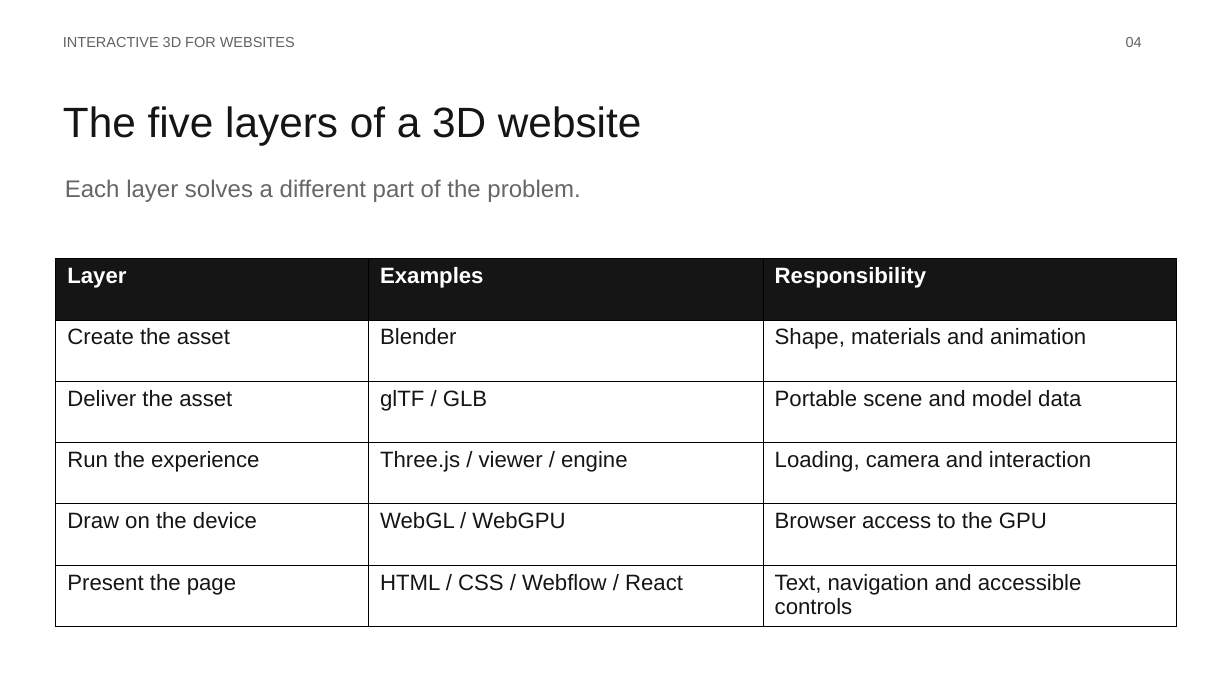
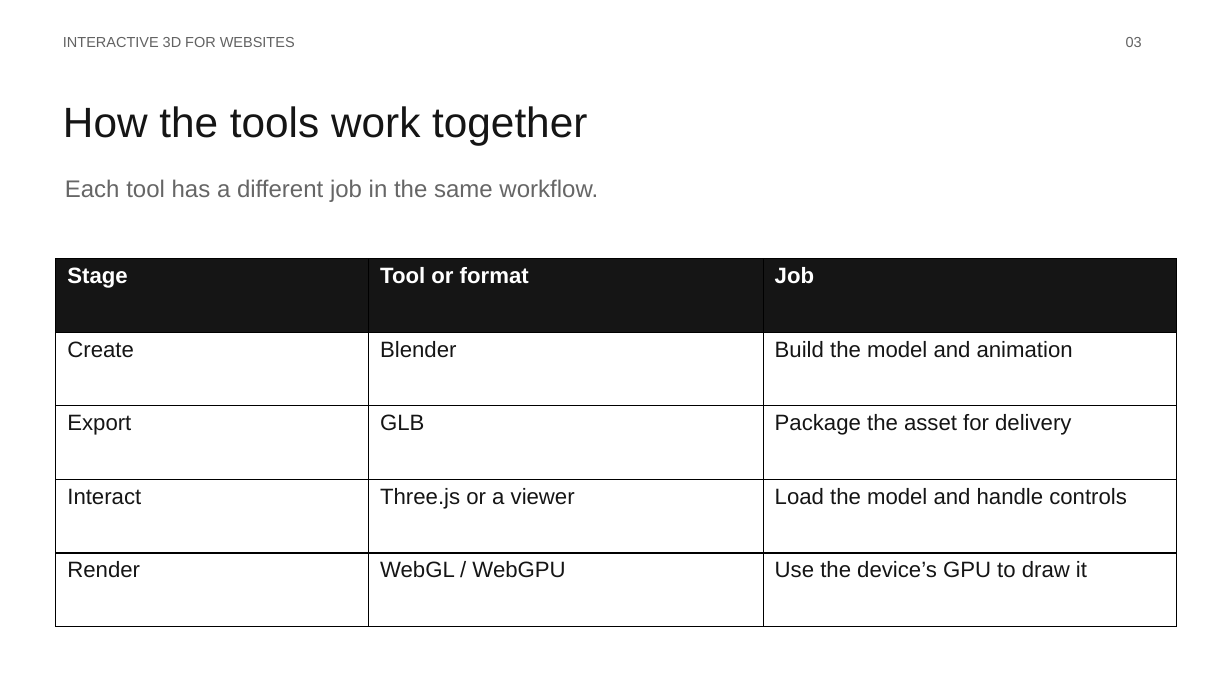
Before and after one commit to Naveen100102/lightmetrics-3d-viewer, a slide deck: slide 3 of public/presentation/Interactive-3D-for-Websites.pptx (slide 4 before the commit). Drawn at 1232x693 pixels with LibreOffice and Linux fonts; fonts in the diff are those of the drawing. Boxes give left, top, right and bottom in pixels: in the first picture for what was removed or moved away, otherwise in the second. Text is boxed around its words. In the diff, an @@ line names an element or a change of style, - is before the commit and + after.

```diff
--- a/public/presentation/Interactive-3D-for-Websites.pptx
+++ b/public/presentation/Interactive-3D-for-Websites.pptx
@@ text at <box>1126,37,1142,47</box>: text changed @@
-04
+03
@@ text at <box>63,106,587,145</box>: text changed @@
-The five layers of a 3D website
+How the tools work together
@@ text at <box>65,179,598,202</box>: text changed @@
-Each layer solves a different part of the problem.
+Each tool has a different job in the same workflow.
@@ table at <box>55,259,1177,627</box> @@
-row 1: Layer | Examples | Responsibility
-row 2: Create the asset | Blender | Shape, materials and animation
-row 3: Deliver the asset | glTF / GLB | Portable scene and model data
-row 4: Run the experience | Three.js / viewer / engine | Loading, camera and interaction
-row 5: Draw on the device | WebGL / WebGPU | Browser access to the GPU
-row 6: Present the page | HTML / CSS / Webflow / React | Text, navigation and accessible controls
+row 1: Stage | Tool or format | Job
+row 2: Create | Blender | Build the model and animation
+row 3: Export | GLB | Package the asset for delivery
+row 4: Interact | Three.js or a viewer | Load the model and handle controls
+row 5: Render | WebGL / WebGPU | Use the device’s GPU to draw it
```
Also in this commit, not shown: 7 other slides changed, 3 slides added, 24 slides removed, 34 other files.
